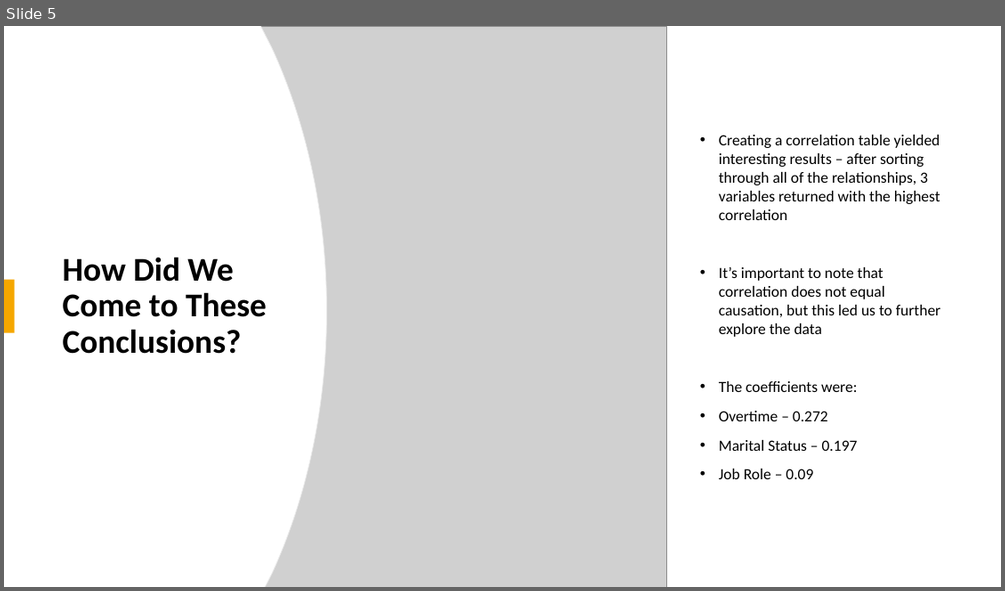
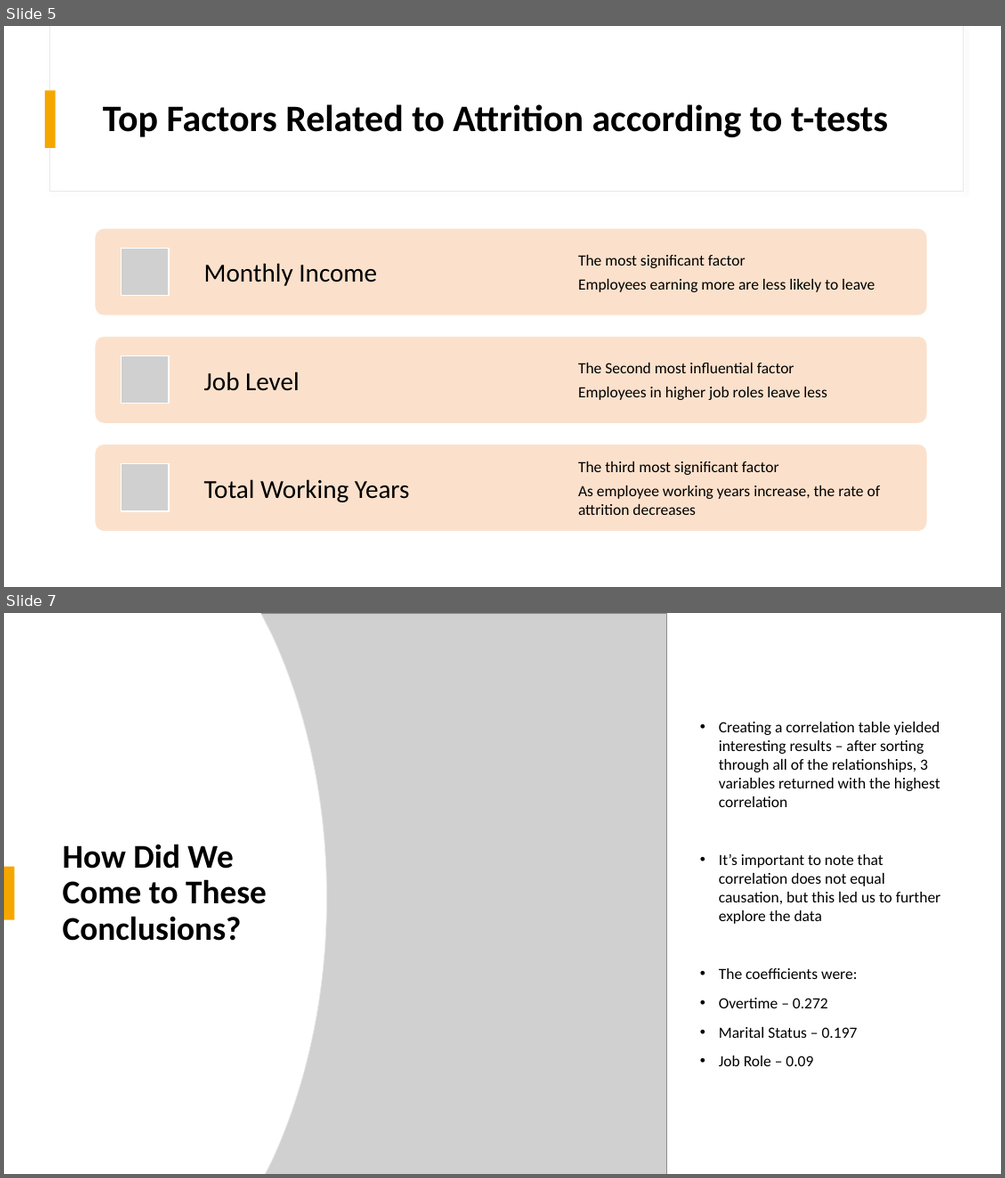
Before and after one commit to CDCastr0/CaseStudy2DDS, a slide deck: CaseStudy2Presentation.pptx. Shown one above the other, each under a label of ours: slide 5 before the commit, slides 5 and 7 after it; the slides between them are not shown. The pictures are 1005x591 and 1005x1178 pixels, drawn with LibreOffice and Linux fonts; fonts in the diff are those of the drawing; grey boxes stand for pictures. Boxes give left, top, right and bottom in pixels: in the first picture for what was removed or moved away, otherwise in the second. Text is boxed around its words. In the diff, an @@ line names an element or a change of style, - is before the commit and + after.

```diff
--- a/CaseStudy2Presentation.pptx
+++ b/CaseStudy2Presentation.pptx
@@ slide 5 added at (4, 26, 1001, 587), background #FFFFFF; not listed: 2 template elements that a slide beside it also shows @@
@@ rectangle added at (45, 90, 56, 148), fill #F5A700 @@
@@ title added at (103, 104, 888, 137), 36 pt, text #000000, bold @@
+Top Factors Related to Attrition according to t-tests
@@ group added at (96, 229, 927, 531): 6 texts, 3 rounded rectangles, 3 pictures @@
+Monthly Income
+The most significant factor
+Employees earning more are less likely to leave
+Job Level
+The Second most influential factor
+Employees in higher job roles leave less
+Total Working Years
+The third most significant factor
+As employee working years increase, the rate of attrition decreases
@@ what was slide 5 is now slide 7 @@
```
Also in this commit, not shown: 2 slides changed, 4 other slides added, 1 slide removed, 1 other file.
